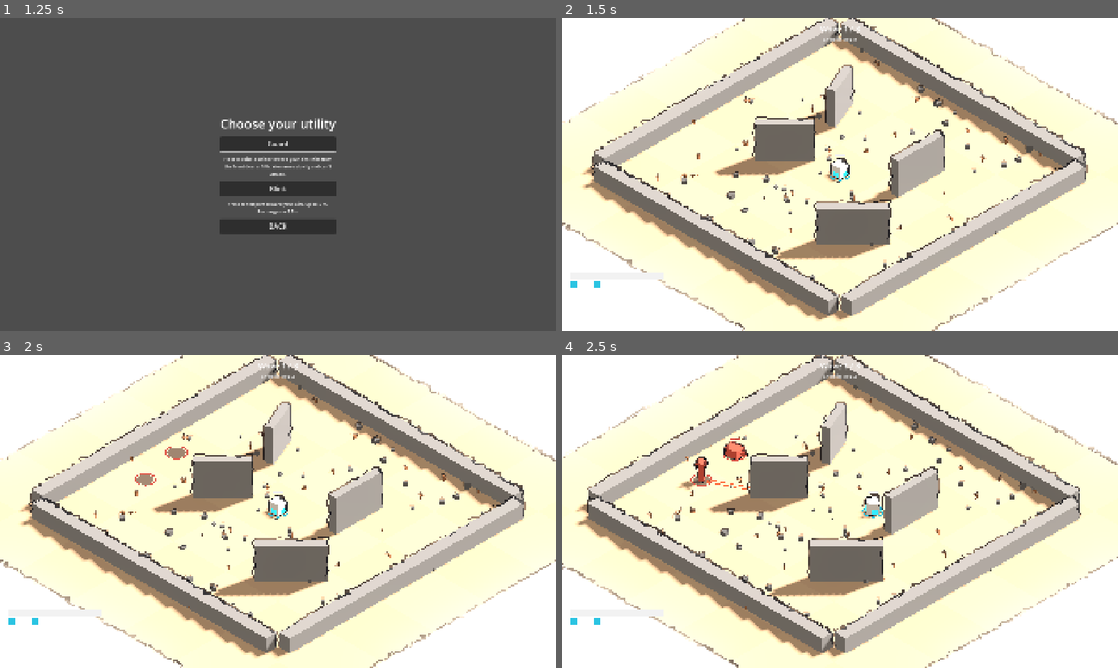
Above: before the commit, frames 1-4 (two rows, left to right).
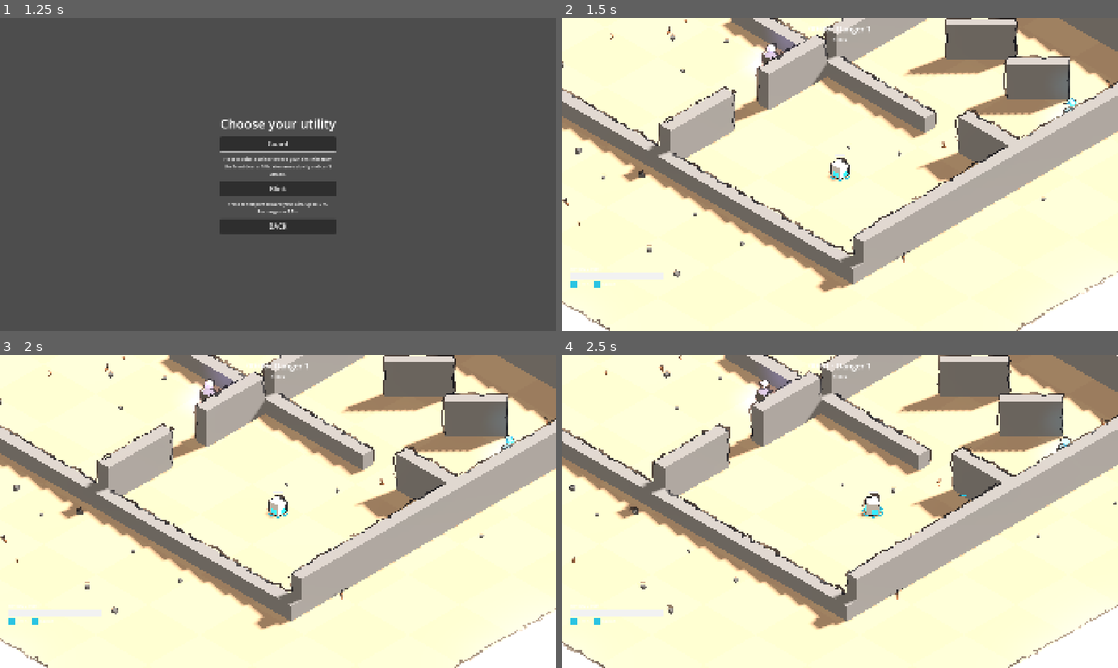
Above: after the commit, the same moments.

Repository: riusprime/zero-depth
Game: Godot game, scene res://src/app/main.tscn
Same seed, same stepped clock (60 frames per second), same inputs: the game is played once before the commit and once after it.
Inputs (mouse positions are in pixels of both pictures, inside the frame that each line leads up to):
- Up to frame 1 (1.25 s): click "PLAY" at 0.5 s
- Up to frame 2 (1.5 s): click "Guard" at 1.25 s
- Up to frame 3 (2 s): no input
- Up to frame 4 (2.5 s): tap Enter at 2 s; move the mouse to (962, 495) at 2.02 s; hold D (move_right) from 2.03 s (still down); right-click (962, 495) at 2.1 s; click (962, 495) at 2.17 s; tap Shift (utility) at 2.3 s

Frame 1 is identical in both runs. In frame 2, 66% of the frame differs, in the area x 0-100%, y 0-100%; in frame 3, 66%; in frame 4, 66%.

Commit message:
v0.2.0 F (part 1): the game runs on a generated floor: continuous spawning near you, item pedestals, the sealed gate, a floor HUD
- FloorScenario: FloorGenerator layout, the player at its start, the gate's
  footprint as a wall, every room's spawn points with the spawner limited to
  the player's room and its neighbours, one pedestal per room (ItemPool draw)
- views: PickupViews (stone plinth, turning gem in the item's colour, a small
  light), the PortalGate placed from the layout, ground sized to the floor
- HUD: time and danger level, kills, the items you carry (in their colours),
  a pickup toast with the item's description, the sealed-gate note at the gate
- the enemies e2e now waits for the spawner's first enemies (tier-0 mix)

Co-Authored-By: Claude Opus 5.5 <noreply@anthropic.com>
Claude-Session: https://claude.ai/code/session_01Ybi1y9EcEtDzJ8CFycqiNq

Diff:
--- a/locale/strings.csv
+++ b/locale/strings.csv
@@ -74,3 +74,6 @@
 ITEM_KINETIC_DASH_DESC,Dashing through an enemy hits it for 12.,Atravesar a un enemigo con el impulso le hace 12 de daño.
 ITEM_OVERCHARGE,Overcharge,Sobrecarga
 ITEM_OVERCHARGE_DESC,Every 4th swing deals double damage and sends out a small shockwave.,Cada 4.º tajo hace el doble de daño y lanza una pequeña onda expansiva.
+HUD_TIME_TIER,%02d:%02d · Danger %d,%02d:%02d · Peligro %d
+HUD_KILLS,Kills: %d,Bajas: %d
+HUD_PICKED,Picked up %s: %s,Has cogido %s: %s
--- /dev/null
+++ b/src/app/floor_scenario.gd
@@ -0,0 +1,35 @@
+class_name FloorScenario
+extends RefCounted
+## The first floor (PLAN v0.2.0 F): a generated layout (FloorGenerator), the player at its start, the stone gate's
+## footprint as a wall, continuous spawning over every room's spawn points (limited to the player's room and its
+## neighbours by SpawnDirector), and one item pedestal per room except the start, drawn from the loot stream.
+
+
+static func build(
+	seed_value: int,
+	player: PlayerTable,
+	enemies: Array[EnemyTable],
+	spawning: SpawnTable,
+	items: Array[ItemTable]
+) -> World:
+	var layout := FloorGenerator.generate(seed_value)
+	var w := World.new(seed_value, player, layout.start_pos)
+	var walls: Array[Obb] = layout.walls.duplicate()
+	walls.append(gate_collider(layout))
+	w.set_walls(walls)
+	w.floor_layout = layout
+	w.set_enemy_tables(enemies)
+	for pts in layout.spawn_points:
+		w.spawn_points.append_array(pts)
+	w.spawner = spawning
+	w.set_item_tables(items)
+	var draws := ItemPool.draw(w, layout.item_spots.size())
+	for k in draws.size():
+		w.add_pickup(draws[k], layout.item_spots[k])
+	return w
+
+
+## The gate's stone footprint: as deep as the gate, as wide as its pillars, so you can't walk through it.
+static func gate_collider(layout: FloorLayout) -> Obb:
+	var half := Vector2(FloorLayout.GATE_HALF_DEPTH, FloorLayout.GATE_WIDTH * 0.5 + 0.35)
+	return Obb.make(layout.portal_pos, half, layout.portal_angle)
--- a/src/app/main.gd
+++ b/src/app/main.gd
@@ -124,12 +124,13 @@
 		&"utility", StringName(profile.section("loadout").get("utility", "guard"))
 	)
 	var table := ContentCompiler.apply_utility(ContentCompiler.compile_player(def), utility)
-	var encounter: EncounterDefinition = repo.get_def(&"encounters", &"combat_lab")
-	var world := StageScenario.build(
+	var spawning: SpawnDirectorDefinition = repo.get_def(&"spawning", &"floor_1")
+	var world := FloorScenario.build(
 		_stage_seed,
 		table,
 		ContentCompiler.compile_enemies(repo),
-		ContentCompiler.compile_encounter(encounter, repo)
+		ContentCompiler.compile_spawning(spawning, repo),
+		ContentCompiler.compile_items(repo)
 	)
 	driver = SimDriver.new()
 	driver.name = "SimDriver"
@@ -138,7 +139,8 @@
 	view = WorldViewRoot.new()
 	view.name = "WorldView"
 	add_child(view)
-	view.setup(driver.reader, biome.palette, StageScenario.ARENA_HALF)
+	var b := driver.reader.floor_bounds()
+	view.setup(driver.reader, biome.palette, maxf(b.size.x, b.size.y) * 0.5 + 4.0)
 	view.rig.shake_enabled = GameSettings.get_value(profile, "shake") == "on"
 	view.ink.set_style(InkPass.style_from_setting(GameSettings.get_value(profile, "outline")))
 	var player_input := PlayerInput.new(view.rig, driver.reader)
--- a/src/presentation/hud/hud.gd
+++ b/src/presentation/hud/hud.gd
@@ -11,6 +11,13 @@
 var _util := _pip("HUD_UTILITY")
 var _wave := Label.new()
 var _left := Label.new()
+## Floor (PLAN v0.2.0 F): the items you carry, a toast when you pick one up, the sealed-gate note.
+var _items := VBoxContainer.new()
+var _toast := Label.new()
+var _gate := Label.new()
+var _toast_left := 0.0
+var _last_seq := 0
+var _items_shown := -1
 
 
 func _init() -> void:
@@ -46,6 +53,19 @@
 		l.auto_translate_mode = Node.AUTO_TRANSLATE_MODE_DISABLED
 		top.add_child(l)
 	_wave.add_theme_font_size_override("font_size", 28)
+	_items.set_anchors_preset(Control.PRESET_BOTTOM_RIGHT)
+	_items.position = Vector2(-260, -220)
+	_items.custom_minimum_size = Vector2(240, 0)
+	add_child(_items)
+	for l: Label in [_toast, _gate]:
+		l.set_anchors_preset(Control.PRESET_CENTER_BOTTOM)
+		l.horizontal_alignment = HORIZONTAL_ALIGNMENT_CENTER
+		l.custom_minimum_size = Vector2(900, 0)
+		l.auto_translate_mode = Node.AUTO_TRANSLATE_MODE_DISABLED
+		l.add_theme_font_size_override("font_size", 24)
+		add_child(l)
+	_toast.position = Vector2(-450, -190)
+	_gate.position = Vector2(-450, -150)
 	for c in find_children("*", "Control", true, false):
 		(c as Control).mouse_filter = Control.MOUSE_FILTER_IGNORE
 
@@ -63,8 +83,50 @@
 		(_util.get_child(1) as Label).text = tr("UTIL_GUARD")
 		_set_pip(_util, 0, 1, reader.guarding())
 	_util.visible = reader.has_blink() or reader.has_guard()
-	_wave.text = tr("HUD_WAVE") % [maxi(reader.wave_number(), 1), reader.wave_count()]
-	_left.text = tr("HUD_ENEMIES") % reader.enemies_alive()
+	if reader.has_floor():
+		var secs := int(reader.run_seconds())
+		_wave.text = tr("HUD_TIME_TIER") % [secs / 60, secs % 60, reader.tier() + 1]
+		_left.text = tr("HUD_KILLS") % reader.kills()
+		_sync_items(reader)
+	else:
+		_wave.text = tr("HUD_WAVE") % [maxi(reader.wave_number(), 1), reader.wave_count()]
+		_left.text = tr("HUD_ENEMIES") % reader.enemies_alive()
+	_gate.text = tr("GATE_SEALED") if reader.has_floor() and reader.at_gate() else ""
+
+
+func _process(delta: float) -> void:
+	if _toast_left > 0.0:
+		_toast_left -= delta
+		if _toast_left <= 0.0:
+			_toast.text = ""
+
+
+func toast_text() -> String:
+	return _toast.text
+
+
+func _sync_items(reader: WorldReader) -> void:
+	for e in reader.events_since(_last_seq):
+		_last_seq = e.seq
+		if e.kind == SimEvent.Kind.PICKUP:
+			var idx := e.amount
+			_toast.text = (
+				tr("HUD_PICKED")
+				% [tr(reader.item_name_key(idx)), tr(String(reader.item_name_key(idx)) + "_DESC")]
+			)
+			_toast_left = 4.0
+	var owned := reader.items_owned()
+	if owned.size() == _items_shown:
+		return
+	_items_shown = owned.size()
+	for c in _items.get_children():
+		c.queue_free()
+	for idx in owned:
+		var l := Label.new()
+		l.text = String(reader.item_name_key(idx))
+		l.add_theme_color_override("font_color", ItemLooks.color(reader.item_kind(idx)))
+		l.mouse_filter = Control.MOUSE_FILTER_IGNORE
+		_items.add_child(l)
 
 
 ## A small square that fills as the cooldown runs out, with a label.
--- /dev/null
+++ b/src/presentation/world_view/item_looks.gd
@@ -0,0 +1,19 @@
+class_name ItemLooks
+extends RefCounted
+## One colour per item kind, used by the pedestal gem, the HUD list and the attack visuals it changes
+## (PLAN v0.2.0 "Items": every item changes how you attack *and* how you look).
+
+const COLORS := {
+	WorldReader.ITEM_LONG_EDGE: Color("#7FE7FF"),
+	WorldReader.ITEM_TWIN_ARC: Color("#B9A7FF"),
+	WorldReader.ITEM_EMBER_EDGE: Color("#FF7A3D"),
+	WorldReader.ITEM_SPLINTER_SHOT: Color("#9DFF8A"),
+	WorldReader.ITEM_RAPID_COIL: Color("#FFE36A"),
+	WorldReader.ITEM_RICOCHET_CORE: Color("#FFFFFF"),
+	WorldReader.ITEM_KINETIC_DASH: Color("#4FD8FF"),
+	WorldReader.ITEM_OVERCHARGE: Color("#FF5FD2"),
+}
+
+
+static func color(kind: int) -> Color:
+	return COLORS.get(kind, Color.WHITE)
--- /dev/null
+++ b/src/presentation/world_view/pickup_views.gd
@@ -0,0 +1,77 @@
+class_name PickupViews
+extends Node3D
+## Item pedestals (PLAN v0.2.0 F): a stone plinth with a glowing gem floating and turning above it, in the item's
+## colour, and a small light. A pedestal disappears when its pickup is taken (the sim removes it).
+
+var _nodes := {}
+var _t := 0.0
+
+
+func sync(reader: WorldReader) -> void:
+	var live := {}
+	for i in reader.pickup_count():
+		var id := reader.pickup_id(i)
+		live[id] = true
+		if not _nodes.has(id):
+			var n := _make(ItemLooks.color(reader.item_kind(reader.pickup_item(i))))
+			n.position = SimPlane.to_3d(reader.pickup_pos(i))
+			add_child(n)
+			n.reset_physics_interpolation()
+			_nodes[id] = n
+	for id in _nodes.keys():
+		if not live.has(id):
+			_nodes[id].queue_free()
+			_nodes.erase(id)
+
+
+func count() -> int:
+	return _nodes.size()
+
+
+func _process(delta: float) -> void:
+	_t += delta
+	for n: Node3D in _nodes.values():
+		var gem: Node3D = n.get_meta(&"gem")
+		gem.position.y = 1.05 + sin(_t * 2.2 + n.position.x) * 0.08
+		gem.rotation.y = _t * 1.4
+
+
+func _make(c: Color) -> Node3D:
+	var root := Node3D.new()
+	var plinth := MeshInstance3D.new()
+	var cyl := CylinderMesh.new()
+	cyl.top_radius = 0.38
+	cyl.bottom_radius = 0.46
+	cyl.height = 0.55
+	cyl.radial_segments = 8
+	plinth.mesh = cyl
+	var stone := StandardMaterial3D.new()
+	stone.albedo_color = Color("#6F6A66")
+	stone.roughness = 1.0
+	plinth.material_override = stone
+	plinth.position.y = 0.275
+	root.add_child(plinth)
+	var gem := MeshInstance3D.new()
+	var box := BoxMesh.new()
+	box.size = Vector3(0.32, 0.32, 0.32)
+	gem.mesh = box
+	var gm := StandardMaterial3D.new()
+	gm.albedo_color = c
+	gm.emission_enabled = true
+	gm.emission = c
+	gm.emission_energy_multiplier = 2.5
+	gem.material_override = gm
+	gem.rotation = Vector3(0.6, 0, 0.6)
+	gem.cast_shadow = GeometryInstance3D.SHADOW_CASTING_SETTING_OFF
+	var spin := Node3D.new()
+	spin.position.y = 1.05
+	spin.add_child(gem)
+	root.add_child(spin)
+	root.set_meta(&"gem", spin)
+	var light := OmniLight3D.new()
+	light.light_color = c
+	light.light_energy = 0.8
+	light.omni_range = 2.5
+	light.position.y = 1.0
+	root.add_child(light)
+	return root
--- a/src/presentation/world_view/world_view_root.gd
+++ b/src/presentation/world_view/world_view_root.gd
@@ -11,6 +11,8 @@
 var telegraphs := TelegraphViews.new()
 var hit_feel: HitFeel
 var ink := InkPass.new()
+var pickups := PickupViews.new()
+var gate: PortalGate
 var rig := IsoRig.new()
 var occlusion_enabled := true
 
@@ -24,6 +26,11 @@
 	add_child(kit)
 	add_child(utility)
 	add_child(rig)
+	add_child(pickups)
+	if reader.has_floor():
+		gate = PortalGate.new()
+		add_child(gate)
+		gate.setup(reader.portal_pos(), reader.portal_angle())
 	rig.camera.add_child(ink)
 	ink.position = Vector3(0, 0, -1)
 	hit_feel = HitFeel.new(actors, rig)
@@ -39,6 +46,7 @@
 	kit.sync(reader)
 	utility.sync(reader)
 	hit_feel.sync(reader)
+	pickups.sync(reader)
 	rig.target = SimPlane.to_3d(reader.player_pos())
 	if occlusion_enabled:
 		var focus: Array[Vector2] = []
--- a/src/sim/world/spawn_director.gd
+++ b/src/sim/world/spawn_director.gd
@@ -23,13 +23,23 @@
 	_spawn_one(w, t, tier)
 
 
-## Spawn points at least min_distance_m from the player, in their stored order.
+## Spawn points at least min_distance_m from the player, in their stored order. On a floor, only in the player's
+## room or a neighbouring one (PLAN v0.2.0 "Spawning"); in a doorway (no room), any room qualifies.
 static func far_points(w: World) -> PackedVector2Array:
 	var out := PackedVector2Array()
 	var p := w.player_pos()
+	var near := PackedInt32Array()
+	if w.floor_layout != null:
+		var room := w.floor_layout.room_of(p)
+		if room >= 0:
+			near = w.floor_layout.neighbours(room)
+			near.append(room)
 	for q in w.spawn_points:
-		if Kin.length(q - p) >= w.spawner.min_distance_m:
-			out.append(q)
+		if Kin.length(q - p) < w.spawner.min_distance_m:
+			continue
+		if not near.is_empty() and not near.has(w.floor_layout.room_of(q)):
+			continue
+		out.append(q)
 	return out
 
 
--- a/src/sim/world/world.gd
+++ b/src/sim/world/world.gd
@@ -76,6 +76,8 @@
 ## Continuous spawning (null = off): the compiled director, run ticks counted while the player lives, ticks
 ## until the next spawn, and enemies killed this run.
 var spawner: SpawnTable
+## The generated floor this world runs on (null in the arena and kernel scenarios). Static: not hashed.
+var floor_layout: FloorLayout
 var run_ticks := 0
 var spawn_cd := 0
 var kills := 0
--- a/src/sim/world/world_reader.gd
+++ b/src/sim/world/world_reader.gd
@@ -408,3 +408,25 @@
 ## Ticks between bolts while shooting (Rapid Coil applied).
 func shot_period_ticks() -> int:
 	return ItemEffects.shot_period_ticks(_w)
+
+
+## The generated floor, for the stage and the gate (PLAN v0.2.0 F). False in the arena and kernel scenarios.
+func has_floor() -> bool:
+	return _w.floor_layout != null
+
+
+func floor_bounds() -> Rect2:
+	return _w.floor_layout.bounds if _w.floor_layout != null else Rect2()
+
+
+func portal_pos() -> Vector2:
+	return _w.floor_layout.portal_pos if _w.floor_layout != null else Vector2.ZERO
+
+
+func portal_angle() -> int:
+	return _w.floor_layout.portal_angle if _w.floor_layout != null else 0
+
+
+## True while the player stands in the clear square in front of the sealed gate.
+func at_gate() -> bool:
+	return _w.floor_layout != null and _w.floor_layout.portal_front().has_point(_w.player_pos())
--- a/tests/e2e/test_e2e_enemies.gd
+++ b/tests/e2e/test_e2e_enemies.gd
@@ -1,25 +1,27 @@
 extends GutTest
-## The enemies are in the real game and their telegraphs show (PLAN v0.1.0 Steps 4–5): the first wave is a
-## Charger and a Needle.
+## Enemies reach you in the real game and their telegraphs show (PLAN v0.1.0 Step 4, v0.2.0 F): on the floor the
+## spawner starts with Chargers and Needles (Wardens unlock at danger 2).
 
 
-func test_the_first_wave_arrives_and_telegraphs() -> void:
+func test_the_first_enemies_arrive_and_telegraph() -> void:
 	var e := E2e.new(self)
 	var main: Main = await e.boot()
 	await e.start_from_menu()
-	for k in 120:
+	for k in 600:
 		await e.frames(1)
 		if e.world().actors.size() > 1:
 			break
-	var kinds := []
+	assert_gt(e.world().actors.size(), 1, "an enemy spawned within 10 s")
 	for i in range(1, e.world().actors.size()):
-		kinds.append(e.world().actors.kinds[i])
-	kinds.sort()
-	assert_eq(kinds, [ActorStore.Kind.CHARGER, ActorStore.Kind.NEEDLE])
+		assert_has(
+			[ActorStore.Kind.CHARGER, ActorStore.Kind.NEEDLE],
+			e.world().actors.kinds[i],
+			"tier 0 mix"
+		)
 	var seen := false
-	for k in 600:
+	for k in 900:
 		await e.frames(1)
 		if main.view.telegraphs.count() > 0:
 			seen = true
 			break
-	assert_true(seen, "a telegraph is drawn within 10 s")
+	assert_true(seen, "a telegraph is drawn within 15 s")
Binary file changed: locale/strings.en.translation
Binary file changed: locale/strings.es.translation
Not shown, added: src/app/floor_scenario.gd.uid
Not shown, added: src/presentation/world_view/item_looks.gd.uid
Not shown, added: src/presentation/world_view/pickup_views.gd.uid
